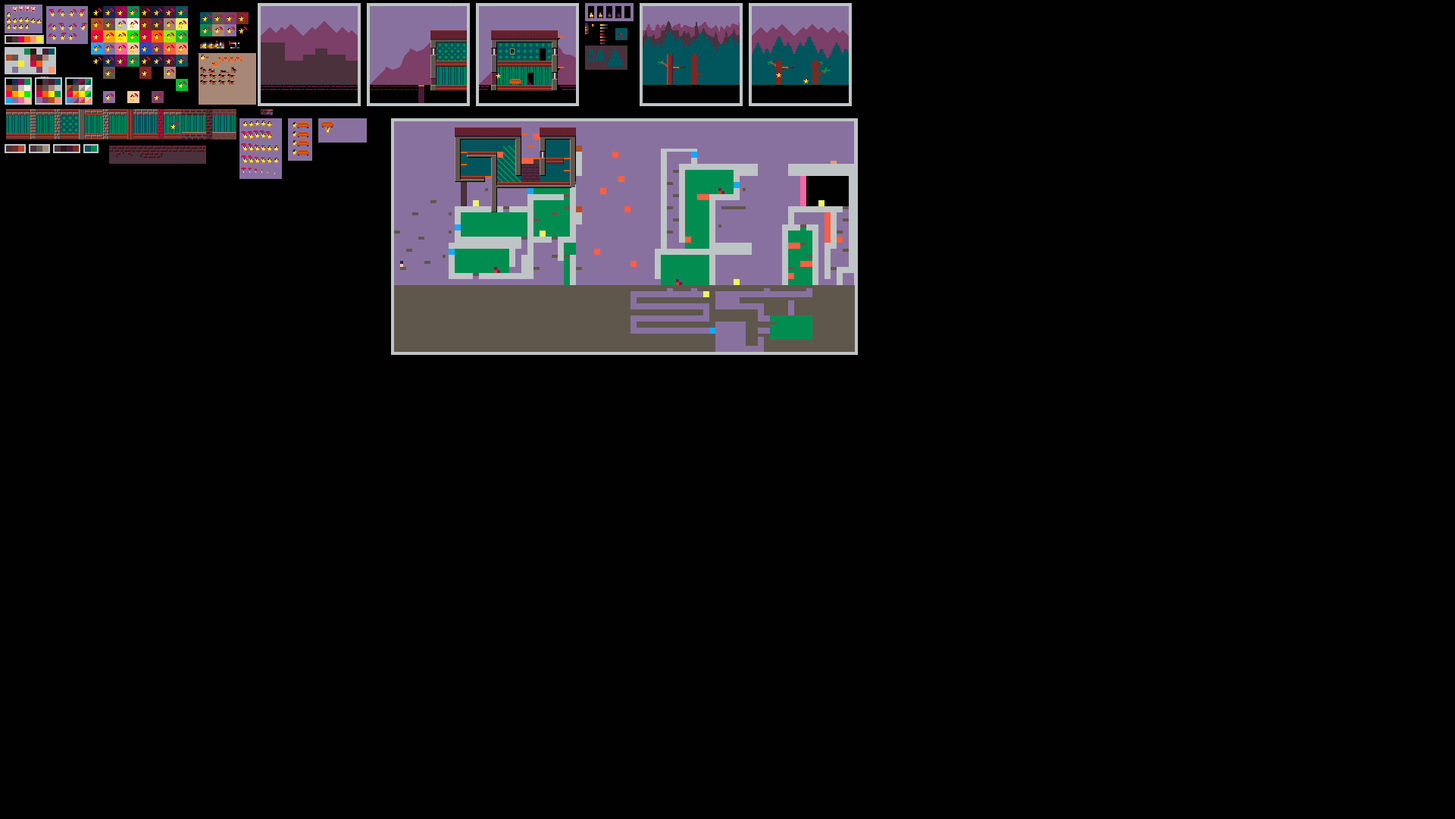
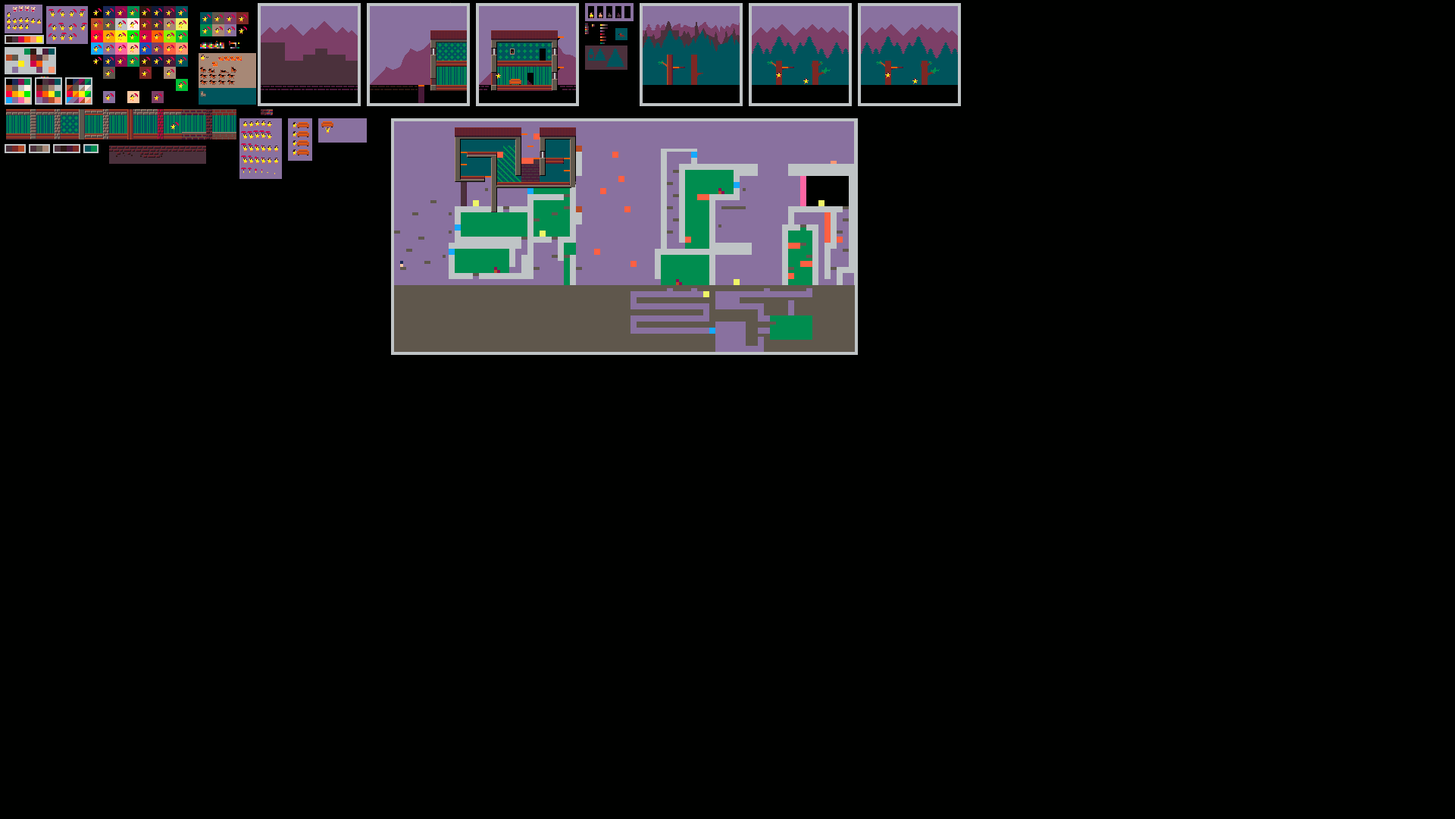
Two versions of the same layered image (w=1455, h=819). Layer-by-layer changes:
painted on "Background" over [198, 3, 962, 107]
